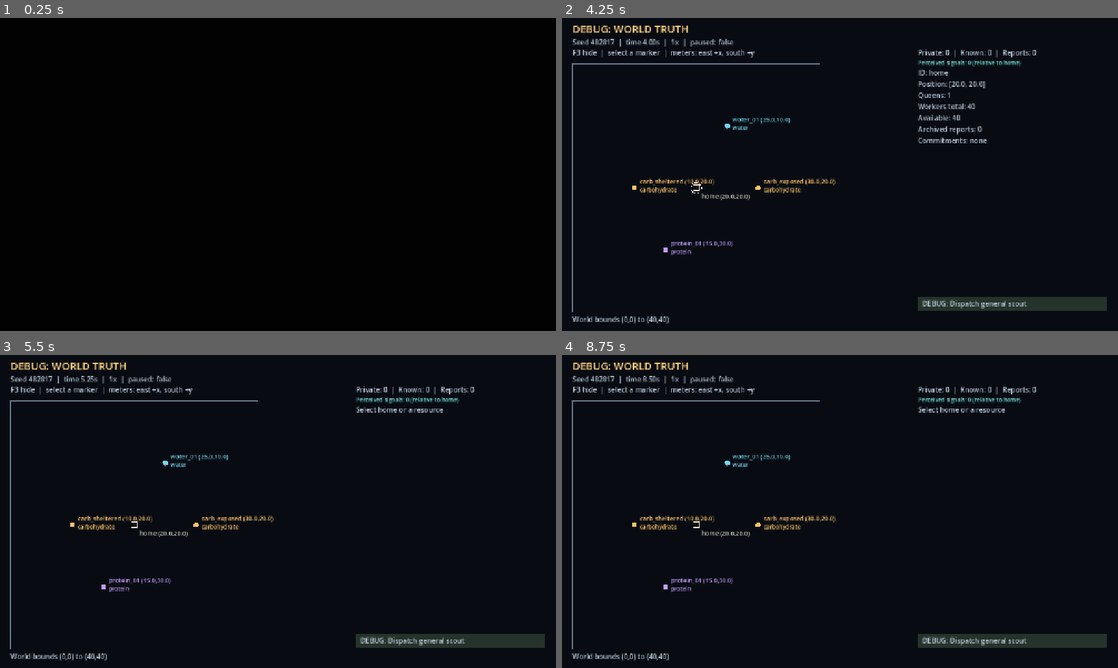
Above: before the commit, frames 1-4 (two rows, left to right).
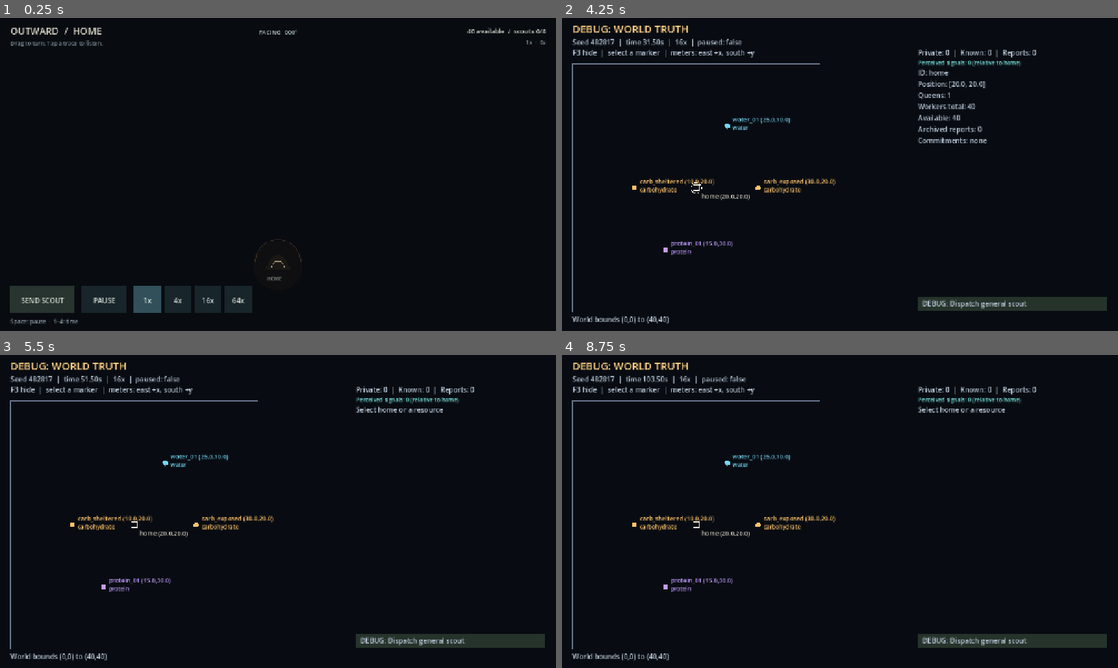
Above: after the commit, the same moments.

Repository: tellesus/Antzenpile
Game: Godot game, scene res://scenes/main/main.tscn
Same seed, same stepped clock (60 frames per second), same inputs: the game is played once before the commit and once after it.
Inputs (mouse positions are in pixels of both pictures, inside the frame that each line leads up to):
- Up to frame 1 (0.25 s): no input
- Up to frame 2 (4.25 s): tap Enter at 0.5, 2, 3.5 s; move the mouse to (962, 158) at 0.52 s; press the mouse at (962, 158) at 0.53 s; tap 3 (time_16) at 0.8, 2.3, 3.8 s; release the mouse at (962, 158) at 1.25 s; tap Space (pause) at 1.25, 2.75 s; drag from (728, 190) to (812, 237) at 1.27 s; move the mouse to (895, 105) at 2.02 s; press the mouse at (895, 105) at 2.03 s; release the mouse at (895, 105) at 2.75 s; drag from (812, 237) to (673, 127) at 2.77 s; move the mouse to (1006, 221) at 3.52 s; press the mouse at (1006, 221) at 3.53 s; tap F3 (debug_world) at 4.15 s
- Up to frame 3 (5.5 s): release the mouse at (444, 558) at 4.25 s; drag from (111, 464) to (194, 433) at 4.27 s; tap Space (pause) at 5 s; move the mouse to (305, 511) at 5.02 s; press the mouse at (305, 511) at 5.03 s; tap 3 (time_16) at 5.3 s
- Up to frame 4 (8.75 s): tap Space (pause) at 5.65 s; release the mouse at (867, 511) at 5.75 s; drag from (756, 433) to (728, 527) at 5.77 s; move the mouse to (962, 495) at 6.52 s; press the mouse at (962, 495) at 6.53 s; tap 3 (time_16) at 6.8, 8.3 s; release the mouse at (962, 495) at 7.25 s; drag from (728, 527) to (812, 574) at 7.27 s; move the mouse to (895, 442) at 8.02 s; press the mouse at (895, 442) at 8.03 s

The runs differ from the first frame. In frame 1, 4.2% of the frame differs, in the area x 1-99%, y 2-99%; in frame 2, 0.2%; in frame 3, 0.2%; in frame 4, 0.2%.

Commit message:
task 011: build outward sensory prototype

Diff:
--- a/src/core/game_root.gd
+++ b/src/core/game_root.gd
@@ -2,21 +2,32 @@
 
 const Controller = preload("res://src/core/simulation_controller.gd")
 const Perception = preload("res://src/presentation/perception_model.gd")
+const Outward = preload("res://src/presentation/outward/outward_view.gd")
 var simulation: SimulationController
 var perception: PerceptionModel = Perception.new()
+var _debug_view: Node
 
 
 func _ready() -> void:
 	simulation = Controller.new()
 	if OS.is_debug_build():
 		print("[RUN] seed=%d scenario=%s time=%.2f" % [simulation.run.run_seed, simulation.run.scenario_id, simulation.run.simulation_time])
+	if DisplayServer.get_name() != "headless":
+		var outward: OutwardView = Outward.new()
+		outward.signal_provider = sensory_snapshot.bind("home")
+		outward.status_provider = outward_status.bind("home")
+		outward.dispatch_command = dispatch_facing
+		outward.pause_command = simulation.toggle_pause
+		outward.speed_command = simulation.set_time_scale
+		outward.input_blocked = debug_is_open
+		add_child(outward)
 	# Lazy load keeps truth-view code out of the headless runtime and release input path.
 	if OS.is_debug_build() and DisplayServer.get_name() != "headless":
-		var debug_view: Node = load("res://src/debug/debug_world_view.gd").new()
-		debug_view.snapshot_provider = simulation.run.to_dict
-		debug_view.signal_provider = sensory_snapshot.bind("home")
-		debug_view.dispatch_command = simulation.dispatch_scout.bind("home")
-		add_child(debug_view)
+		_debug_view = load("res://src/debug/debug_world_view.gd").new()
+		_debug_view.snapshot_provider = simulation.run.to_dict
+		_debug_view.signal_provider = sensory_snapshot.bind("home")
+		_debug_view.dispatch_command = simulation.dispatch_scout.bind("home")
+		add_child(_debug_view)
 
 
 func _process(delta: float) -> void:
@@ -31,3 +42,20 @@
 	for signal_data: PerceivedSignal in perception.project(simulation.run.knowledge.nodes.values(), origin, simulation.run.simulation_time):
 		result.append(signal_data.to_dict())
 	return result
+
+
+func outward_status(pile_id: String) -> Dictionary:
+	if not simulation.run.colony.piles.has(pile_id):
+		return {}
+	return {"available_workers": simulation.run.colony.piles[pile_id].workers_available,
+		"active_scouts": simulation.run.scouts.size(), "scout_cap": simulation.scouting.config.active_cap,
+		"time": simulation.run.simulation_time, "paused": simulation.run.clock.paused,
+		"time_scale": simulation.run.clock.time_scale}
+
+
+func dispatch_facing(bearing: float) -> bool:
+	return simulation.dispatch_scout("home", bearing)
+
+
+func debug_is_open() -> bool:
+	return _debug_view != null and _debug_view.visible
--- a/src/core/simulation_controller.gd
+++ b/src/core/simulation_controller.gd
@@ -22,6 +22,14 @@
 	return run.clock.advance(real_delta)
 
 
+func toggle_pause() -> void:
+	run.clock.paused = not run.clock.paused
+
+
+func set_time_scale(value: int) -> bool:
+	return run.clock.set_time_scale(value)
+
+
 func _tick(delta: float) -> void:
 	scouting.tick(delta)
 	if not run.delivered_observations.is_empty():
--- /dev/null
+++ b/src/presentation/outward/outward_projection.gd
@@ -0,0 +1,36 @@
+class_name OutwardProjection
+extends RefCounted
+## Bearing-to-screen placement only; never projects hidden world positions.
+
+const Perception = preload("res://src/presentation/perception_model.gd")
+const HALF_FIELD: float = PI * 0.5
+const HIT_RADIUS: float = 44.0
+
+
+static func project(signals: Array[Dictionary], facing: float, viewport: Vector2) -> Array[Dictionary]:
+	var placed: Array[Dictionary] = []
+	if not is_finite(facing) or not viewport.is_finite() or viewport.x <= 0 or viewport.y <= 0:
+		return placed
+	for signal_data: Dictionary in signals:
+		var relative: Variant = Perception.relative_bearing(signal_data.get("bearing"), facing)
+		if relative == null or absf(relative) > HALF_FIELD:
+			continue
+		var distance: float = maxf(0.0, float(signal_data.estimated_distance))
+		var strength: float = clampf(float(signal_data.strength), 0.0, 1.0)
+		var uncertainty: float = maxf(0.0, float(signal_data.uncertainty_radius))
+		var center := Vector2(viewport.x * 0.5 + float(relative) / HALF_FIELD * (viewport.x * 0.5 - 72.0),
+			lerpf(viewport.y * 0.58, viewport.y * 0.30, clampf(distance / 20.0, 0.0, 1.0)))
+		var radius: float = clampf(18.0 + 38.0 * strength + 3.0 * uncertainty, 20.0, 64.0)
+		placed.append({"id": signal_data.id, "center": center, "radius": radius, "signal": signal_data.duplicate(true)})
+	return placed
+
+
+static func pick(placed: Array[Dictionary], at: Vector2) -> String:
+	var selected: String = ""
+	var nearest: float = INF
+	for entry: Dictionary in placed:
+		var distance: float = at.distance_to(entry.center)
+		if distance <= maxf(HIT_RADIUS, entry.radius) and distance < nearest:
+			selected = entry.id
+			nearest = distance
+	return selected
--- /dev/null
+++ b/src/presentation/outward/outward_view.gd
@@ -0,0 +1,263 @@
+class_name OutwardView
+extends Node2D
+## Normal-play sensorium. Providers deliver approved detached values only.
+
+const Panorama = preload("res://src/presentation/outward/outward_projection.gd")
+var signal_provider: Callable
+var status_provider: Callable
+var dispatch_command: Callable
+var pause_command: Callable
+var speed_command: Callable
+var input_blocked: Callable
+var facing: float = 0.0
+var selected_id: String = ""
+
+var _signals: Array[Dictionary] = []
+var _status: Dictionary = {}
+var _placed: Array[Dictionary] = []
+var _font: Font = ThemeDB.fallback_font
+var _pointer_kind: String = ""
+var _pointer_start: Vector2
+var _pointer_last: Vector2
+var _dragged: bool = false
+var _feedback: String = ""
+var _feedback_until: int = 0
+
+
+func _process(_delta: float) -> void:
+	if signal_provider.is_valid() and status_provider.is_valid():
+		_signals = signal_provider.call()
+		_status = status_provider.call()
+		_placed = Panorama.project(_signals, facing, get_viewport_rect().size)
+		queue_redraw()
+
+
+func _unhandled_input(event: InputEvent) -> void:
+	if input_blocked.is_valid() and input_blocked.call():
+		_pointer_kind = ""
+		return
+	if event.is_action_pressed("pause"):
+		_run_command("pause")
+		get_viewport().set_input_as_handled()
+		return
+	for index: int in range(4):
+		if event.is_action_pressed("time_%d" % [1, 4, 16, 64][index]):
+			_run_command("speed_%d" % [1, 4, 16, 64][index])
+			get_viewport().set_input_as_handled()
+			return
+	if event is InputEventScreenTouch:
+		if event.pressed:
+			_pointer_press(event.position, "touch")
+		else:
+			_pointer_release(event.position, "touch")
+		get_viewport().set_input_as_handled()
+	elif event is InputEventScreenDrag and _pointer_kind == "touch":
+		_pointer_drag(event.position)
+		get_viewport().set_input_as_handled()
+	elif event is InputEventMouseButton and event.button_index == MOUSE_BUTTON_LEFT and _pointer_kind != "touch":
+		if event.pressed:
+			_pointer_press(event.position, "mouse")
+		else:
+			_pointer_release(event.position, "mouse")
+		get_viewport().set_input_as_handled()
+	elif event is InputEventMouseMotion and _pointer_kind == "mouse":
+		_pointer_drag(event.position)
+		get_viewport().set_input_as_handled()
+
+
+func _pointer_press(at: Vector2, kind: String) -> void:
+	var command: String = _button_at(at)
+	if not command.is_empty():
+		_run_command(command)
+		return
+	if _field_rect().has_point(at):
+		_pointer_kind = kind
+		_pointer_start = at
+		_pointer_last = at
+		_dragged = false
+
+
+func _pointer_drag(at: Vector2) -> void:
+	if _pointer_kind.is_empty():
+		return
+	if at.distance_to(_pointer_start) > 8.0:
+		_dragged = true
+	if _dragged:
+		turn_pixels(at.x - _pointer_last.x, get_viewport_rect().size.x)
+	_pointer_last = at
+
+
+func _pointer_release(at: Vector2, kind: String) -> void:
+	if _pointer_kind != kind:
+		return
+	if not _dragged and at.distance_to(_pointer_start) <= 8.0:
+		selected_id = Panorama.pick(_placed, at)
+	_pointer_kind = ""
+
+
+func turn_pixels(delta_x: float, width: float) -> void:
+	if is_finite(delta_x) and is_finite(width) and width > 0:
+		facing = fposmod(facing - delta_x * PI / width, TAU)
+		_placed = Panorama.project(_signals, facing, get_viewport_rect().size)
+		queue_redraw()
+
+
+func _run_command(command: String) -> void:
+	match command:
+		"scout":
+			if not dispatch_command.is_valid() or _status.get("available_workers", 0) < 1 or _status.get("active_scouts", 0) >= _status.get("scout_cap", 0):
+				_feedback = "No scout available"
+			else:
+				_feedback = "Scout sent" if dispatch_command.call(facing) else "Scout path unavailable"
+		"pause":
+			if pause_command.is_valid():
+				pause_command.call()
+		_:
+			if command.begins_with("speed_") and speed_command.is_valid():
+				speed_command.call(int(command.trim_prefix("speed_")))
+	if not _feedback.is_empty():
+		_feedback_until = Time.get_ticks_msec() + 3000
+
+
+func _field_rect() -> Rect2:
+	var size: Vector2 = get_viewport_rect().size
+	return Rect2(Vector2(0, 98), Vector2(size.x, maxf(0.0, size.y - 198)))
+
+
+func _button_rect(command: String) -> Rect2:
+	var y: float = get_viewport_rect().size.y - 104.0
+	match command:
+		"scout": return Rect2(24, y, 148, 64)
+		"pause": return Rect2(188, y, 104, 64)
+		"speed_1": return Rect2(308, y, 62, 64)
+		"speed_4": return Rect2(378, y, 62, 64)
+		"speed_16": return Rect2(448, y, 62, 64)
+		"speed_64": return Rect2(518, y, 62, 64)
+	return Rect2()
+
+
+func _button_at(at: Vector2) -> String:
+	for command: String in ["scout", "pause", "speed_1", "speed_4", "speed_16", "speed_64"]:
+		if _button_rect(command).has_point(at):
+			return command
+	return ""
+
+
+func _draw() -> void:
+	var size: Vector2 = get_viewport_rect().size
+	draw_rect(Rect2(Vector2.ZERO, size), Color("080b10"))
+	_draw_anchor(size)
+	for entry: Dictionary in _placed:
+		_draw_signal(entry)
+	_draw_hud(size)
+	_draw_context(size)
+	_draw_controls(size)
+
+
+func _draw_anchor(size: Vector2) -> void:
+	var center := Vector2(size.x * 0.5, size.y * 0.78)
+	draw_circle(center + Vector2(0, 8), 57, Color(0.37, 0.25, 0.13, 0.08))
+	draw_arc(center, 52, PI, TAU, 40, Color(0.65, 0.45, 0.26, 0.25), 2.0)
+	draw_colored_polygon(PackedVector2Array([center + Vector2(-30, 17), center + Vector2(-15, -10), center + Vector2(0, -18), center + Vector2(15, -10), center + Vector2(30, 17)]), Color("191815"))
+	draw_arc(center + Vector2(0, 12), 14, PI, TAU, 24, Color("9b8d70"), 2.0)
+	_label(center + Vector2(-25, 42), "HOME", Color("8f988e"), 11)
+
+
+func _draw_signal(entry: Dictionary) -> void:
+	var signal_data: Dictionary = entry.signal
+	var at: Vector2 = entry.center
+	var radius: float = entry.radius
+	var color: Color = _signal_color(signal_data.category)
+	for index: int in range(3):
+		var halo: Color = color
+		halo.a = (0.035 + 0.015 * index) * maxf(0.2, signal_data.strength)
+		draw_circle(at + Vector2(index * 4 - 4, (index - 1) * 3), radius * (1.4 - index * 0.28), halo)
+	var line: Color = color
+	line.a = clampf(signal_data.strength * 0.85 + 0.1, 0.1, 0.8)
+	draw_arc(at, radius * 0.66, -1.1, 1.5, 28, line, 2.0)
+	if signal_data.category == "water":
+		draw_arc(at, radius * 0.43, 0.45, 2.6, 24, line, 1.5)
+	if entry.id == selected_id:
+		draw_arc(at, radius + 7, 0, TAU, 48, Color(0.89, 0.91, 0.84, 0.48), 1.5)
+	_label(at + Vector2(0, radius + 22), _signal_title(signal_data.category), color, 13, HORIZONTAL_ALIGNMENT_CENTER)
+
+
+func _draw_hud(size: Vector2) -> void:
+	_label(Vector2(24, 38), "OUTWARD  /  HOME", Color("dad7c8"), 22)
+	_label(Vector2(24, 63), "Drag to turn. Tap a trace to listen.", Color("82939c"), 13)
+	_label(Vector2(size.x * 0.5, 38), facing_text(facing), Color("a9bbc1"), 14, HORIZONTAL_ALIGNMENT_CENTER)
+	draw_line(Vector2(size.x * 0.5, 53), Vector2(size.x * 0.5, 72), Color("769aa3"), 1.0)
+	if not _status.is_empty():
+		_label(Vector2(size.x - 24, 36), "%d available  /  scouts %d/%d" % [_status.available_workers, _status.active_scouts, _status.scout_cap], Color("c9d1c5"), 15, HORIZONTAL_ALIGNMENT_RIGHT)
+		var pause_word: String = "PAUSED" if _status.paused else "%dx" % _status.time_scale
+		_label(Vector2(size.x - 24, 61), "%s  ·  %.0fs" % [pause_word, _status.time], Color("83969d"), 13, HORIZONTAL_ALIGNMENT_RIGHT)
+
+
+func _draw_context(size: Vector2) -> void:
+	if selected_id.is_empty():
+		return
+	var selected: Dictionary = {}
+	for signal_data: Dictionary in _signals:
+		if signal_data.id == selected_id:
+			selected = signal_data
+			break
+	if selected.is_empty():
+		return
+	var box := Rect2(Vector2(size.x - 316, 144), Vector2(292, 166))
+	draw_rect(box, Color("111921"))
+	draw_rect(box, Color("41535a"), false, 1.0)
+	_label(box.position + Vector2(16, 31), _signal_title(selected.category), _signal_color(selected.category), 20)
+	_label(box.position + Vector2(16, 58), "A %s trace" % selected.confidence_label, Color("d4d8d1"), 15)
+	var distance_word: String = "nearby" if selected.estimated_distance < 6.0 else "within reach" if selected.estimated_distance < 14.0 else "distant"
+	_label(box.position + Vector2(16, 84), "Feels %s · around %.0f m" % [distance_word, selected.estimated_distance], Color("a8b8bd"), 14)
+	_label(box.position + Vector2(16, 109), "Last sensed %.0f s ago" % selected.age, Color("8fa1a8"), 13)
+	_label(box.position + Vector2(16, 137), "Risk unknown", Color("8fa1a8"), 13)
+
+
+func _draw_controls(size: Vector2) -> void:
+	for command: String in ["scout", "pause", "speed_1", "speed_4", "speed_16", "speed_64"]:
+		var box: Rect2 = _button_rect(command)
+		var active: bool = command.begins_with("speed_") and not _status.is_empty() and int(command.trim_prefix("speed_")) == _status.time_scale
+		var unavailable: bool = command == "scout" and not _status.is_empty() and (_status.available_workers < 1 or _status.active_scouts >= _status.scout_cap)
+		var color: Color = Color("28342f") if command == "scout" else Color("18252b")
+		if active:
+			color = Color("31505a")
+		if unavailable:
+			color = Color("202326")
+		draw_rect(box, color)
+		var title: String = "SEND SCOUT" if command == "scout" else "RESUME" if command == "pause" and _status.get("paused", false) else "PAUSE" if command == "pause" else command.trim_prefix("speed_") + "x"
+		_label(box.position + Vector2(box.size.x * 0.5, 40), title, Color("d3dcd4") if not unavailable else Color("78817e"), 16, HORIZONTAL_ALIGNMENT_CENTER)
+	if not _feedback.is_empty() and Time.get_ticks_msec() < _feedback_until:
+		_label(Vector2(24, size.y - 17), _feedback, Color("b6c8b2"), 13)
+	else:
+		_label(Vector2(24, size.y - 17), "Space: pause  ·  1–4: time", Color("7e8e94"), 13)
+
+
+func _signal_color(category: String) -> Color:
+	match category:
+		"carbohydrate": return Color("e9ae63")
+		"protein": return Color("bd9ad9")
+		"water": return Color("77cddd")
+	return Color("b2b9b8")
+
+
+func _signal_title(category: String) -> String:
+	match category:
+		"carbohydrate": return "Food trace"
+		"protein": return "Protein trace"
+		"water": return "Water trace"
+	return "Unknown trace"
+
+
+static func facing_text(angle: float) -> String:
+	return "FACING  %03d°" % (roundi(rad_to_deg(angle)) % 360)
+
+
+func _label(at: Vector2, value: String, color: Color, font_size: int, align: HorizontalAlignment = HORIZONTAL_ALIGNMENT_LEFT) -> void:
+	var placed: Vector2 = at
+	var width: float = _font.get_string_size(value, HORIZONTAL_ALIGNMENT_LEFT, -1, font_size).x
+	if align == HORIZONTAL_ALIGNMENT_CENTER:
+		placed.x -= width * 0.5
+	elif align == HORIZONTAL_ALIGNMENT_RIGHT:
+		placed.x -= width
+	draw_string(_font, placed, value, HORIZONTAL_ALIGNMENT_LEFT, -1, font_size, color)
--- a/tests/run_tests.gd
+++ b/tests/run_tests.gd
@@ -12,6 +12,7 @@
 	preload("res://tests/test_observations.gd"),
 	preload("res://tests/test_knowledge.gd"),
 	preload("res://tests/test_perception.gd"),
+	preload("res://tests/test_outward.gd"),
 ]
 
 var checks: int = 0
--- /dev/null
+++ b/tests/test_outward.gd
@@ -0,0 +1,130 @@
+extends RefCounted
+
+const Panorama = preload("res://src/presentation/outward/outward_projection.gd")
+const View = preload("res://src/presentation/outward/outward_view.gd")
+const Controller = preload("res://src/core/simulation_controller.gd")
+const Root = preload("res://src/core/game_root.gd")
+const SensoryFixture = preload("res://tests/test_observations.gd")
+
+
+func signal_at(id: String, bearing: Variant) -> Dictionary:
+	return {"id": id, "source_knowledge_id": "known:" + id, "category": "carbohydrate",
+		"bearing": bearing, "estimated_distance": 10.0, "uncertainty_radius": 1.0,
+		"strength": 0.45, "confidence": 0.8, "confidence_label": "clear", "age": 0.0,
+		"risk": null, "traffic": null}
+
+
+func run(test: Object) -> bool:
+	var size := Vector2(1280, 720)
+	var seam: Array[Dictionary] = [signal_at("left", deg_to_rad(359)), signal_at("right", deg_to_rad(1))]
+	var placed: Array[Dictionary] = Panorama.project(seam, 0.0, size)
+	test.check(placed.size() == 2 and placed[0].center.x < size.x * 0.5 and placed[1].center.x > size.x * 0.5, "Bearings on both sides of the east seam remain adjacent")
+	test.check(absf(placed[0].center.x - placed[1].center.x) < 20.0 and placed[0].center.y == placed[1].center.y, "Seam projection has no screen discontinuity")
+	var edges: Array[Dictionary] = Panorama.project([signal_at("north", 3 * PI / 2), signal_at("south", PI / 2), signal_at("behind", PI)], 0.0, size)
+	test.check(edges.size() == 2 and edges[0].center.x < size.x * 0.5 and edges[1].center.x > size.x * 0.5, "Exactly 90-degree signals appear at edges; rear signal is culled")
+	test.check(Panorama.project([signal_at("center", null)], 0.0, size).is_empty(), "Coincident direction produces no invented cloud")
+	var facing := deg_to_rad(359)
+	var center: Array[Dictionary] = Panorama.project([signal_at("seen", deg_to_rad(1))], facing, size)
+	test.check(center.size() == 1 and center[0].center.x > size.x * 0.5, "Rotated-facing seam stays wrapped")
+	test.check(Panorama.pick(center, center[0].center) == "seen" and Panorama.pick(center, center[0].center + Vector2(39, 0)) == "seen" and Panorama.pick(center, Vector2(0, 0)).is_empty(), "Nearest visible signal has touch-sized target")
+	test.check(Panorama.project(seam, NAN, size).is_empty() and Panorama.project(seam, 0.0, Vector2.ZERO).is_empty(), "Invalid projection geometry is empty")
+	var narrow: Array[Dictionary] = Panorama.project(seam, 0.0, Vector2(900, 600))
+	test.check(narrow.size() == 2 and narrow[0].center.x >= 72 and narrow[1].center.x <= 828, "Projection remains within smaller landscape viewport")
+	var source: Dictionary = seam[0].duplicate(true)
+	placed[0].signal.category = "changed"
+	test.check(seam[0] == source, "Screen placement holds detached signal values")
+	var mouse := View.new()
+	var touch := View.new()
+	test.get_root().add_child(mouse)
+	test.get_root().add_child(touch)
+	var drag_start := Vector2(280, 250)
+	var drag_end := Vector2(360, 250)
+	mouse._pointer_press(drag_start, "mouse")
+	mouse._pointer_drag(drag_end)
+	mouse._pointer_release(drag_end, "mouse")
+	touch._pointer_press(drag_start, "touch")
+	touch._pointer_drag(drag_end)
+	touch._pointer_release(drag_end, "touch")
+	test.check(mouse.facing == touch.facing and mouse.facing > PI, "Mouse and touch use the same drag-to-turn path")
+	test.check(View.facing_text(0.0) == "FACING  000°" and View.facing_text(7 * PI / 4) == "FACING  315°" and View.facing_text(TAU) == "FACING  000°", "Bearing label formats wrapped degrees without runtime error")
+	test.check(mouse.selected_id.is_empty() and touch.selected_id.is_empty(), "Drag never selects a signal")
+	var touch_input := View.new()
+	test.get_root().add_child(touch_input)
+	var touch_down := InputEventScreenTouch.new()
+	touch_down.pressed = true
+	touch_down.position = drag_start
+	touch_input._unhandled_input(touch_down)
+	var touch_motion := InputEventScreenDrag.new()
+	touch_motion.position = drag_end
+	touch_input._unhandled_input(touch_motion)
+	var touch_up := InputEventScreenTouch.new()
+	touch_up.position = drag_end
+	touch_input._unhandled_input(touch_up)
+	test.check(touch_input.facing == mouse.facing and touch_input._pointer_kind.is_empty(), "Screen-touch events follow the same turn path and release capture")
+	var old_facing: float = mouse.facing
+	mouse._pointer_press(Vector2(100, 200), "mouse")
+	mouse._pointer_drag(Vector2(104, 200))
+	mouse._pointer_release(Vector2(104, 200), "mouse")
+	test.check(mouse.facing == old_facing, "Small tap movement does not rotate")
+	mouse._pointer_press(Vector2(40, 45), "mouse")
+	mouse._pointer_drag(Vector2(160, 45))
+	mouse._pointer_release(Vector2(160, 45), "mouse")
+	test.check(mouse.facing == old_facing, "HUD region cannot rotate panorama")
+	var target: Array[Dictionary] = Panorama.project([signal_at("tap", 0.0)], 0.0, mouse.get_viewport_rect().size)
+	mouse._placed = target
+	mouse._pointer_press(target[0].center, "mouse")
+	mouse._pointer_release(target[0].center, "mouse")
+	touch._placed = target
+	touch._pointer_press(target[0].center, "touch")
+	touch._pointer_release(target[0].center, "touch")
+	test.check(mouse.selected_id == "tap" and touch.selected_id == "tap", "Mouse and touch tap select the same sensory trace")
+	var game := Controller.new(53)
+	mouse._status = {"available_workers": 40, "active_scouts": 0, "scout_cap": 4, "paused": false, "time_scale": 1, "time": 0.0}
+	mouse.dispatch_command = func(angle: float) -> bool: return game.dispatch_scout("home", angle)
+	mouse.pause_command = game.toggle_pause
+	mouse.speed_command = game.set_time_scale
+	mouse._run_command("scout")
+	test.check(game.run.scouts.size() == 1 and game.run.colony.piles.home.workers_available == 39, "Scout button dispatches semantic command through worker ledger")
+	mouse._run_command("pause")
+	test.check(game.run.clock.paused and game.run.clock.tick_count == 0, "Pause control changes authoritative clock state")
+	mouse._run_command("speed_16")
+	test.check(game.run.clock.time_scale == 16 and game.run.clock.paused, "Time control changes scale without silently unpausing")
+	var keyboard := InputEventKey.new()
+	keyboard.physical_keycode = KEY_SPACE
+	keyboard.pressed = true
+	test.check(keyboard.is_action_pressed("pause"), "Named pause keyboard action is configured")
+	keyboard = InputEventKey.new()
+	keyboard.physical_keycode = KEY_3
+	keyboard.pressed = true
+	test.check(keyboard.is_action_pressed("time_16"), "Named 16x keyboard action is configured")
+	mouse._run_command("pause")
+	game.advance(0.25)
+	test.check(not game.run.clock.paused and game.run.clock.tick_count == 16, "Resuming advances at selected scale")
+	var before: Dictionary = game.run.to_dict()
+	mouse.turn_pixels(150.0, 1280.0)
+	test.check(game.run.to_dict() == before, "Facing changes never modify simulation or RNG")
+	mouse._status.active_scouts = 4
+	mouse._run_command("scout")
+	test.check(game.run.scouts.size() == 1, "Disabled scout action cannot exceed active cap")
+	mouse.input_blocked = func() -> bool: return true
+	var press := InputEventMouseButton.new()
+	press.button_index = MOUSE_BUTTON_LEFT
+	press.position = Vector2(200, 200)
+	press.pressed = true
+	old_facing = mouse.facing
+	mouse._unhandled_input(press)
+	test.check(mouse._pointer_kind.is_empty() and mouse.facing == old_facing, "Development overlay blocks player pointer input")
+	var root := Root.new()
+	root.simulation = SensoryFixture.new().fixture()
+	test.check(root.sensory_snapshot("home").is_empty(), "Undiscovered world produces empty OUTWARD field")
+	root.simulation.advance(60.0)
+	var observed: Array[Dictionary] = root.sensory_snapshot("home")
+	test.check(observed.size() == 1 and Panorama.project(observed, 0.0, size).size() == 1, "Returned evidence appears as a sensory trace")
+	var prior: Dictionary = root.simulation.run.to_dict()
+	root.simulation.run.world.nodes.carb_exposed.position = Vector2(2, 2)
+	test.check(root.sensory_snapshot("home") == observed and root.simulation.run.rng.state == int(prior.rng_state), "Hidden truth mutation does not refresh the player view")
+	root.free()
+	mouse.free()
+	touch.free()
+	touch_input.free()
+	return true
Not shown, added: src/presentation/outward/outward_projection.gd.uid
Not shown, added: src/presentation/outward/outward_view.gd.uid
Not shown, added: tests/test_outward.gd.uid
Not shown, changed: docs/ARCHITECTURE.md
Not shown, changed: docs/DATA_MODEL.md
Not shown, changed: docs/DECISIONS.md
Not shown, changed: docs/UI_RULES.md
Not shown, changed: docs/tasks/011_outward_prototype.md
